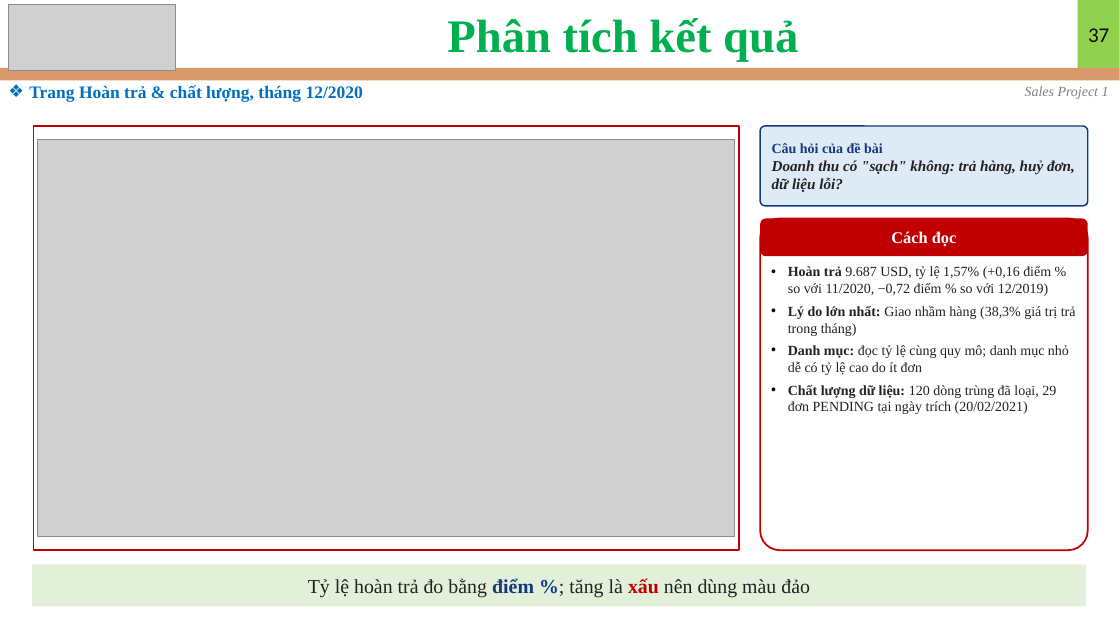
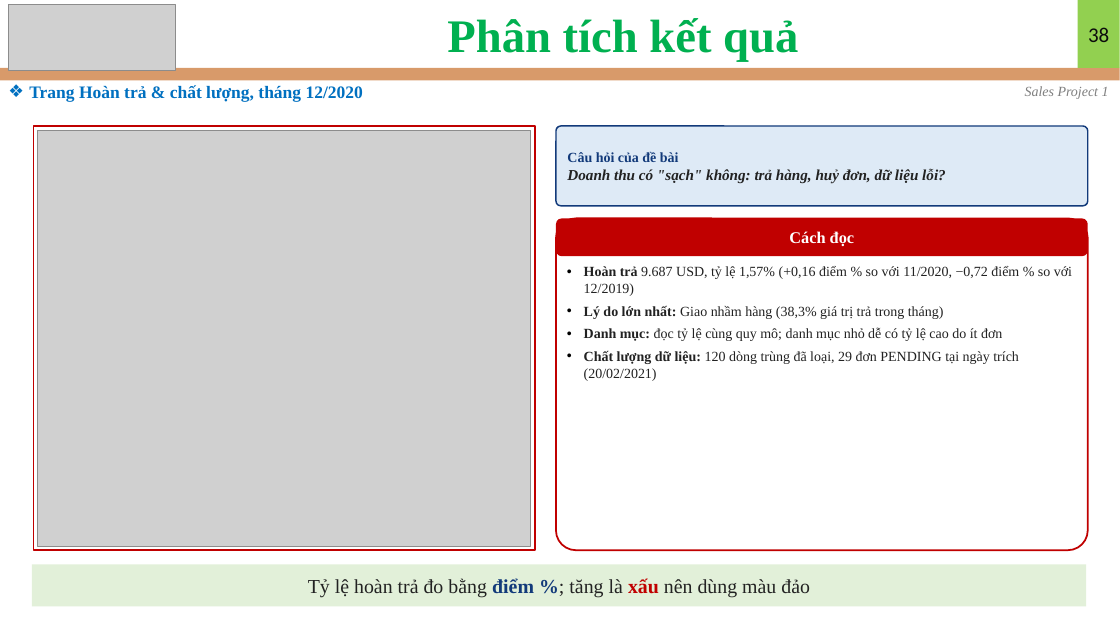
Before and after one commit to nguyennguyenphuc/eDA-Mentor, a slide deck: slide 38 of Sales/Sales Data/Project 1/Slide_Project_1.pptx (slide 37 before the commit). Drawn at 1120x630 pixels with LibreOffice and Linux fonts; fonts in the diff are those of the drawing; grey boxes stand for pictures. Boxes give left, top, right and bottom in pixels: in the first picture for what was removed or moved away, otherwise in the second. Text is boxed around its words. In the diff, an @@ line names an element or a change of style, - is before the commit and + after.

```diff
--- a/Sales/Sales Data/Project 1/Slide_Project_1.pptx
+++ b/Sales/Sales Data/Project 1/Slide_Project_1.pptx
@@ page number at [1088,27,1109,42]: text changed @@
-37
+38
@@ rectangle: place and size @@
-rectangle at [34,126,739,550]
+rectangle at [34,126,535,550]
@@ picture: place and size @@
-picture at [38,139,735,537]
+picture at [38,130,531,546]
@@ rounded rectangle "Câu hỏi của đề bài": place and size @@
-rounded rectangle "Câu hỏi của đề bài" at [760,126,1088,206]
+rounded rectangle "Câu hỏi của đề bài" at [556,126,1088,206]
@@ rounded rectangle "Cách đọc": place and size @@
-rounded rectangle "Cách đọc" at [760,218,1088,256]
+rounded rectangle "Cách đọc" at [556,218,1088,256]
@@ rounded rectangle: place and size @@
-rounded rectangle at [760,218,1088,550]
+rounded rectangle at [556,218,1088,550]
@@ text "Hoàn trả 9.687 USD, tỷ ..." rewrapped from [788,266,1076,414] to [584,266,1072,381] @@
```
Also in this commit, not shown: 10 other slides changed, 1 slide added, 57 other files.
